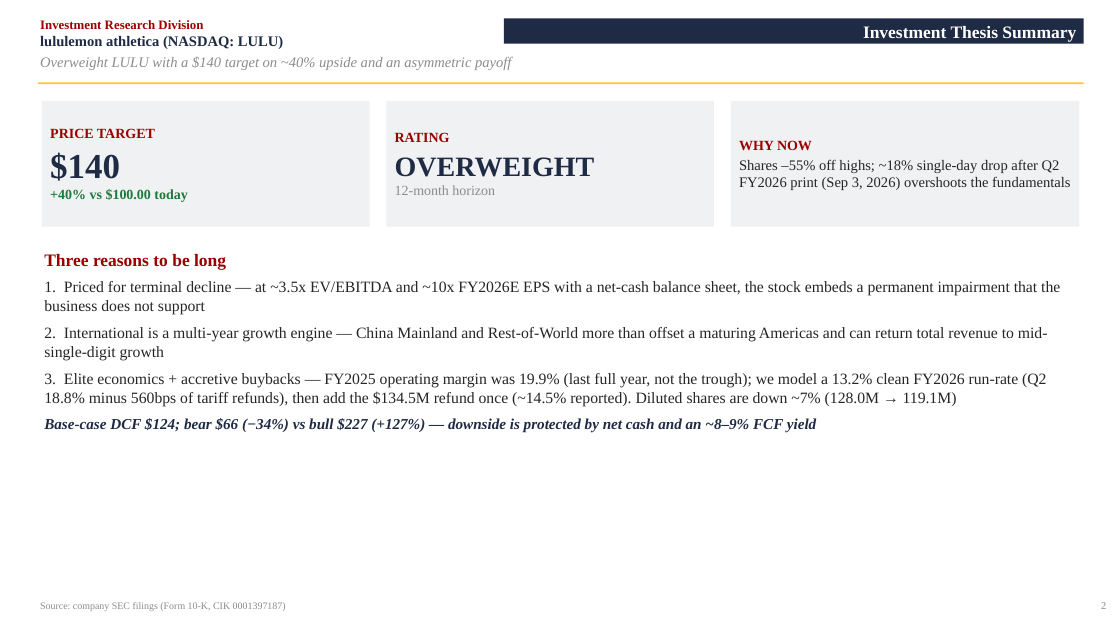
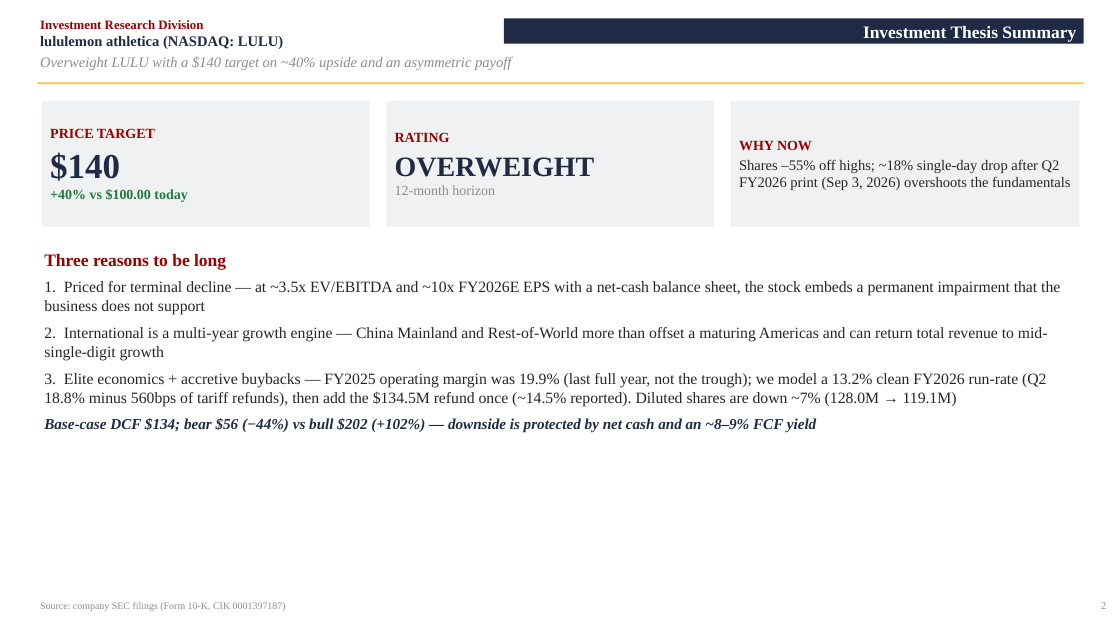
Before and after one commit to vengeanceaiUSC/RM, a slide deck: slide 3 of LULU/LULU_Investment_Pitch_Deck.pptx. Drawn at 1120x630 pixels with LibreOffice and Linux fonts; fonts in the diff are those of the drawing. Boxes give left, top, right and bottom in pixels: in the first picture for what was removed or moved away, otherwise in the second. Text is boxed around its words. In the diff, an @@ line names an element or a change of style, - is before the commit and + after.

```diff
--- a/LULU/LULU_Investment_Pitch_Deck.pptx
+++ b/LULU/LULU_Investment_Pitch_Deck.pptx
@@ text at box(44, 418, 816, 433): text changed @@
-Base-case DCF $124; bear $66 (−34%) vs bull $227 (+127%) — downside is protected by net cash and an ~8–9% FCF yield
+Base-case DCF $134; bear $56 (−44%) vs bull $202 (+102%) — downside is protected by net cash and an ~8–9% FCF yield
```
Also in this commit, not shown: 7 other slides changed, 6 other files.
